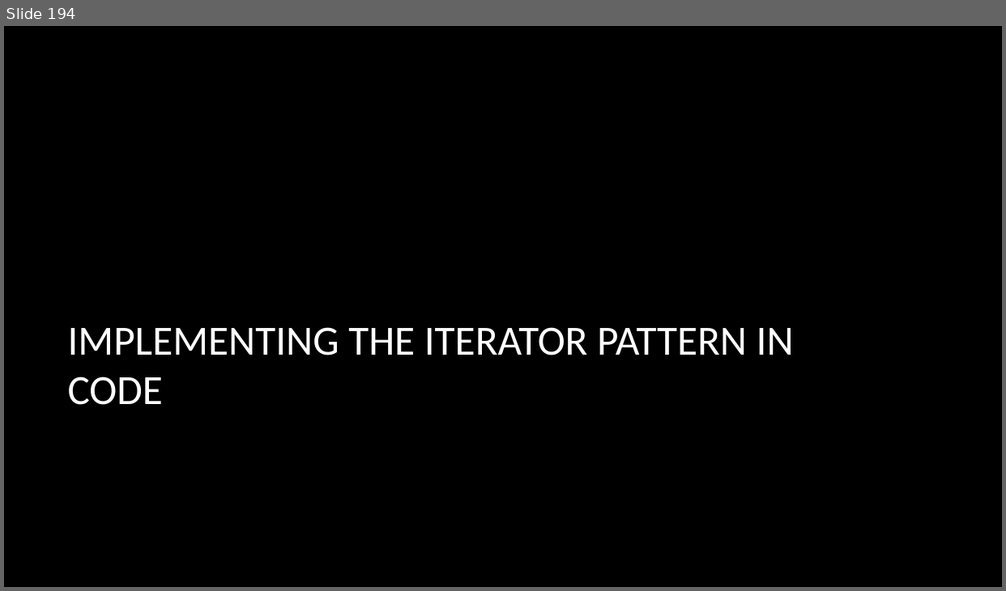
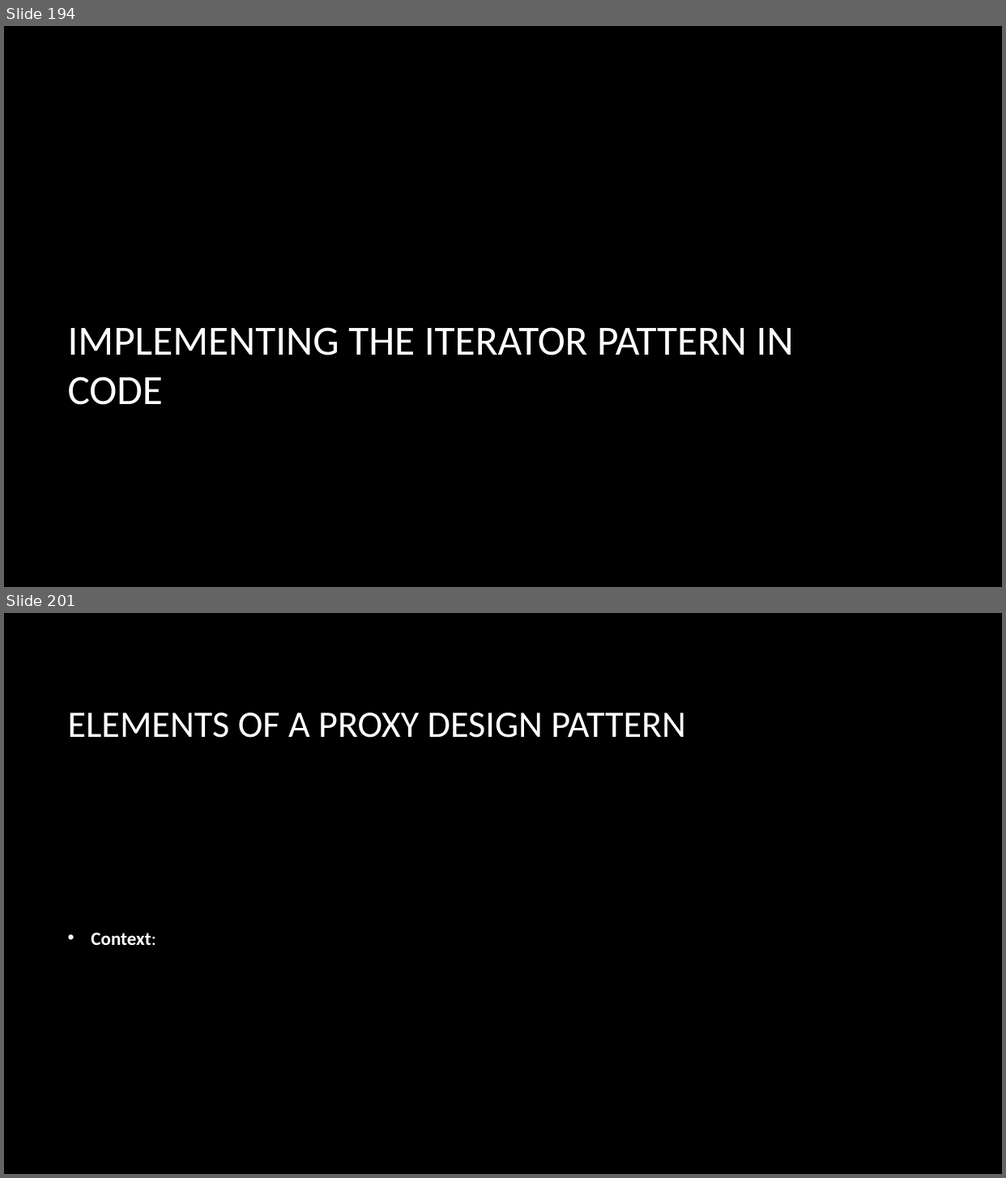
Before and after one commit to dundane/CSC360Demos, a slide deck: CSC360Demo/Design Patterns Slide Show.pptx. Shown one above the other, each under a label of ours: slide 194 before the commit, slides 194 and 201 after it; the slides between them are not shown. The pictures are 1006x591 and 1006x1178 pixels, drawn with LibreOffice and Linux fonts; fonts in the diff are those of the drawing; background and template pictures are left out. Boxes give left, top, right and bottom in pixels: in the first picture for what was removed or moved away, otherwise in the second. Text is boxed around its words. In the diff, an @@ line names an element or a change of style, - is before the commit and + after.

Commit message:
Adding Proxy and Flyweight

```diff
--- a/CSC360Demo/Design Patterns Slide Show.pptx
+++ b/CSC360Demo/Design Patterns Slide Show.pptx
@@ slide 201 added at (4, 613, 1002, 1174), background picture (left out) @@
@@ title added at (68, 713, 686, 738), 36 pt, text #FFFFFF @@
+ELEMENTS OF A PROXY DESIGN PATTERN
@@ text added at (91, 933, 156, 945), 18 pt, text #FFFFFF, bold @@
+• Context:
```
Also in this commit, not shown: 30 other slides added, 11 other files.
